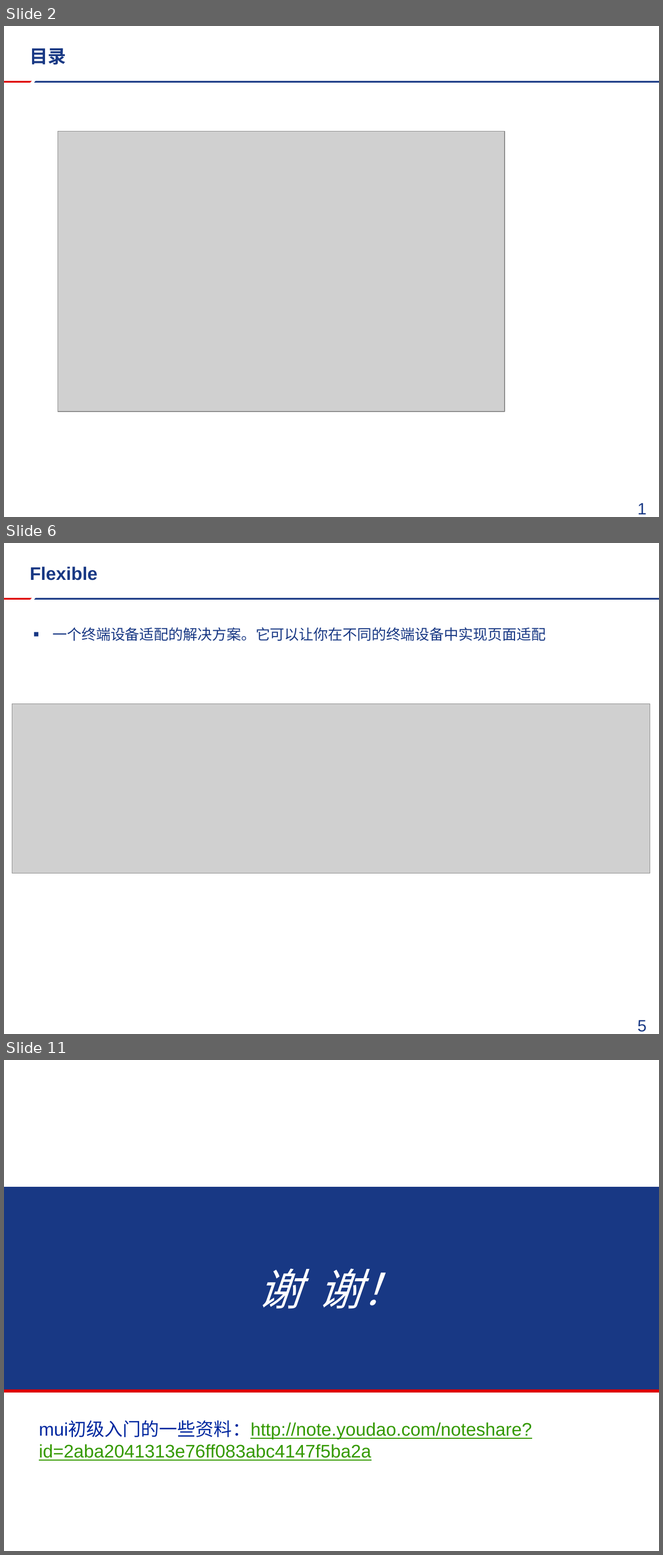
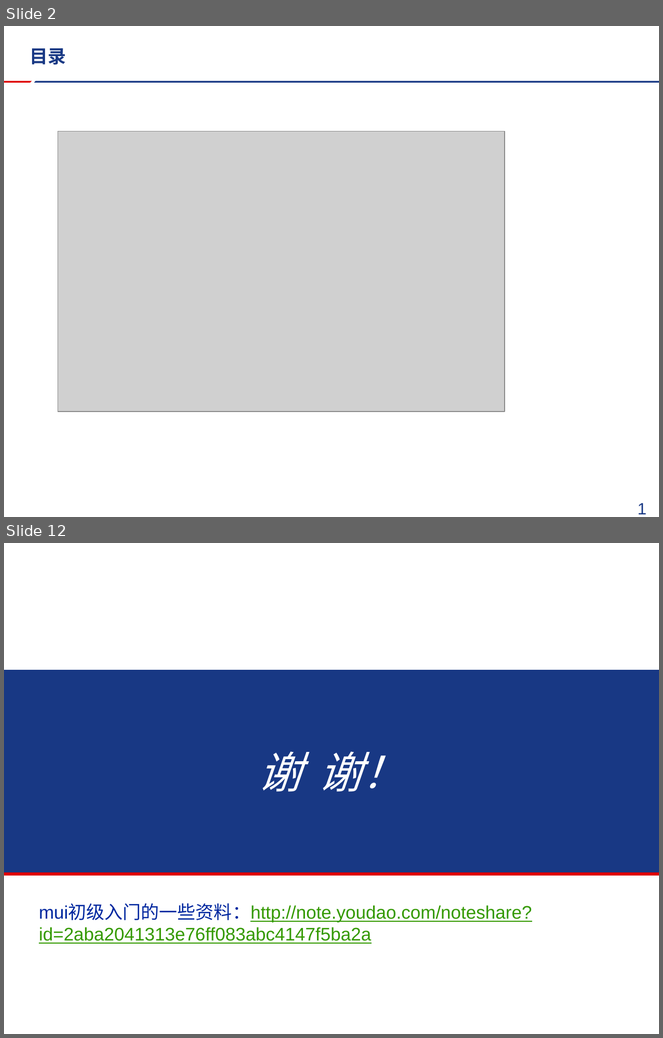
Before and after one commit to FireSmallPanda/swdt, a slide deck: javascript技术分享/mui以及推送分享.pptx. Shown one above the other, each under a label of ours: slides 2, 6 and 11 before the commit, slides 2 and 12 after it; the slides between them are not shown. The pictures are 663x1555 and 663x1038 pixels, drawn with LibreOffice and Linux fonts; fonts in the diff are those of the drawing; grey boxes stand for pictures; background and template pictures are left out. Boxes give left, top, right and bottom in pixels: in the first picture for what was removed or moved away, otherwise in the second. Text is boxed around its words. In the diff, an @@ line names an element or a change of style, - is before the commit and + after.

```diff
--- a/javascript技术分享/mui以及推送分享.pptx
+++ b/javascript技术分享/mui以及推送分享.pptx
@@ slide 6 removed at <box>4,543,659,1034</box>, background #FFFFFF; not listed: 2 template elements that a slide beside it also shows @@
@@ title removed at <box>30,566,98,580</box> @@
-Flexible
@@ text removed at <box>53,627,546,641</box> @@
-▪ 一个终端设备适配的解决方案。它可以让你在不同的终端设备中实现页面适配
@@ picture removed at <box>12,704,650,873</box> @@
@@ page number removed at <box>638,1020,647,1032</box> @@
-5
@@ what was slide 11 is now slide 12 @@
```
Also in this commit, not shown: 2 slides changed, 7 slides added, 5 other slides removed, 1 other file.
